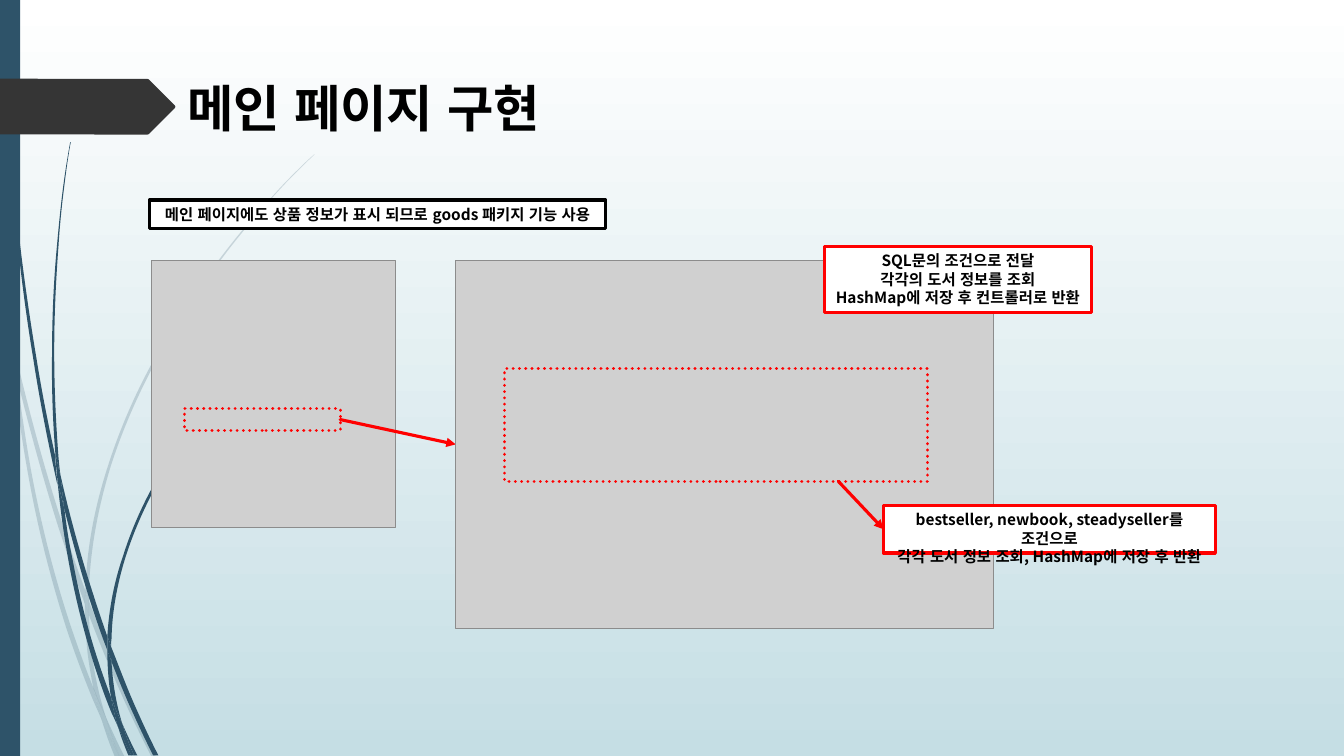
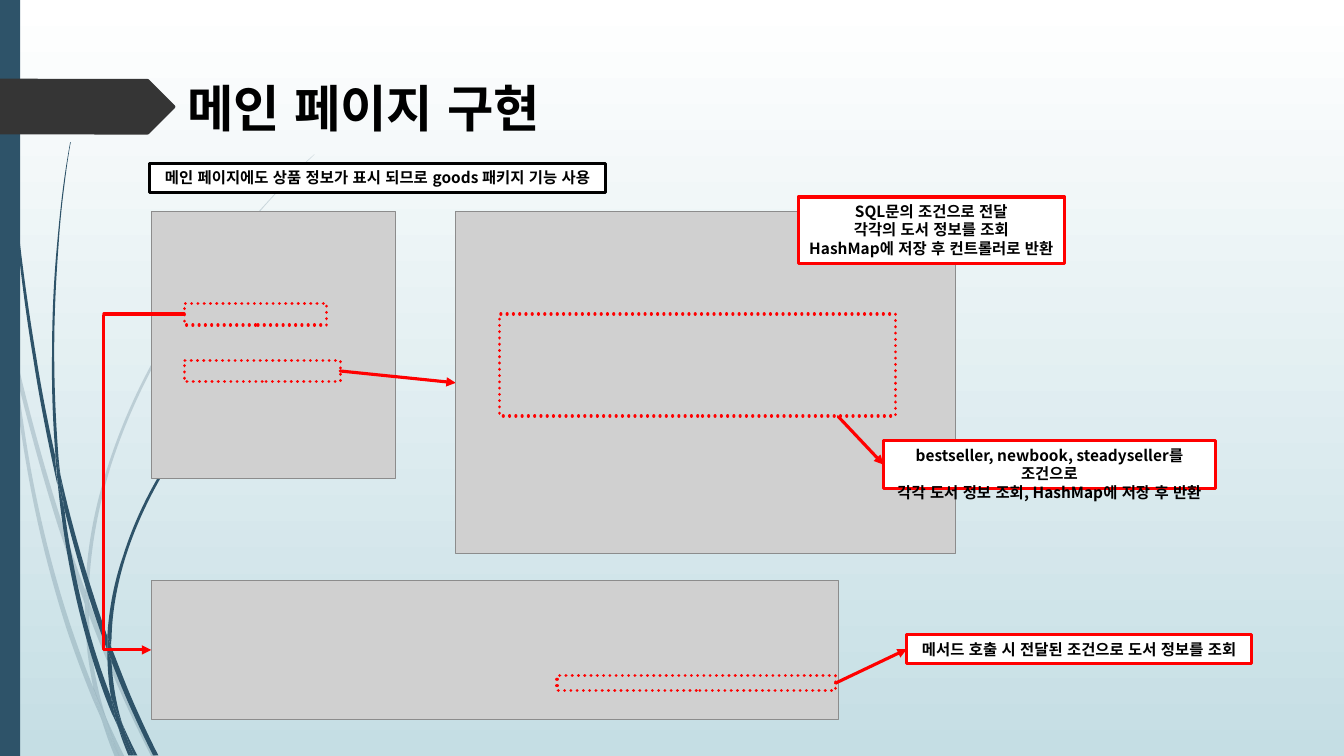
Before and after one commit to himediaai/DongOuk, a slide deck: slide 14 of 쇼핑몰.pptx (slide 13 before the commit). Drawn at 1344x756 pixels with LibreOffice and Linux fonts; fonts in the diff are those of the drawing; grey boxes stand for pictures. Boxes give left, top, right and bottom in pixels: in the first picture for what was removed or moved away, otherwise in the second. Text is boxed around its words. In the diff, an @@ line names an element or a change of style, - is before the commit and + after.

```diff
--- a/쇼핑몰.pptx
+++ b/쇼핑몰.pptx
@@ rectangle "메인 페이지에도 상품 정보가 표시 ...": place and size @@
-rectangle "메인 페이지에도 상품 정보가 표시 ..." at bbox=[149, 200, 606, 229]
+rectangle "메인 페이지에도 상품 정보가 표시 ..." at bbox=[149, 163, 606, 193]
@@ rectangle "SQL문의 조건으로 전달": place and size @@
-rectangle "SQL문의 조건으로 전달" at bbox=[825, 246, 1091, 313]
+rectangle "SQL문의 조건으로 전달" at bbox=[799, 197, 1065, 263]
@@ picture: place and size @@
-picture at bbox=[151, 260, 396, 527]
+picture at bbox=[151, 212, 396, 479]
@@ picture: place and size @@
-picture at bbox=[456, 260, 994, 628]
+picture at bbox=[456, 212, 956, 554]
@@ line added from (104, 316) to (104, 649), #FF0000 2.25 pt @@
@@ line added from (185, 314) to (104, 314), #FF0000 2.25 pt @@
@@ rectangle added at bbox=[185, 303, 328, 325], outline #FF0000 2.25 pt dashed @@
@@ rectangle: place and size @@
-rectangle at bbox=[505, 369, 928, 482]
+rectangle at bbox=[500, 314, 896, 415]
@@ rectangle: place and size @@
-rectangle at bbox=[185, 408, 341, 430]
+rectangle at bbox=[185, 360, 341, 381]
@@ arrow moved from (341, 419) - (456, 445) to (341, 371) - (456, 383) @@
@@ arrow moved from (839, 482) - (884, 529) to (839, 416) - (884, 465) @@
@@ rectangle "bestseller, newbook, steadyseller를 조건으로": place and size @@
-rectangle "bestseller, newbook, steadyseller를 조건으로" at bbox=[884, 506, 1216, 554]
+rectangle "bestseller, newbook, steadyseller를 조건으로" at bbox=[884, 441, 1216, 488]
@@ picture added at bbox=[151, 581, 839, 719] @@
@@ arrow added from (104, 650) to (151, 650), #FF0000 2.25 pt @@
@@ arrow added from (836, 684) to (907, 649), #FF0000 2.25 pt @@
@@ rectangle added at bbox=[907, 635, 1252, 664], fill #FFFFFF, outline #FF0000 2.25 pt, 11 pt, text #000000, bold @@
+메서드 호출 시 전달된 조건으로 도서 정보를 조회
@@ rectangle added at bbox=[558, 676, 836, 691], outline #FF0000 2.25 pt dashed @@
```
Also in this commit, not shown: 1 slide added.
